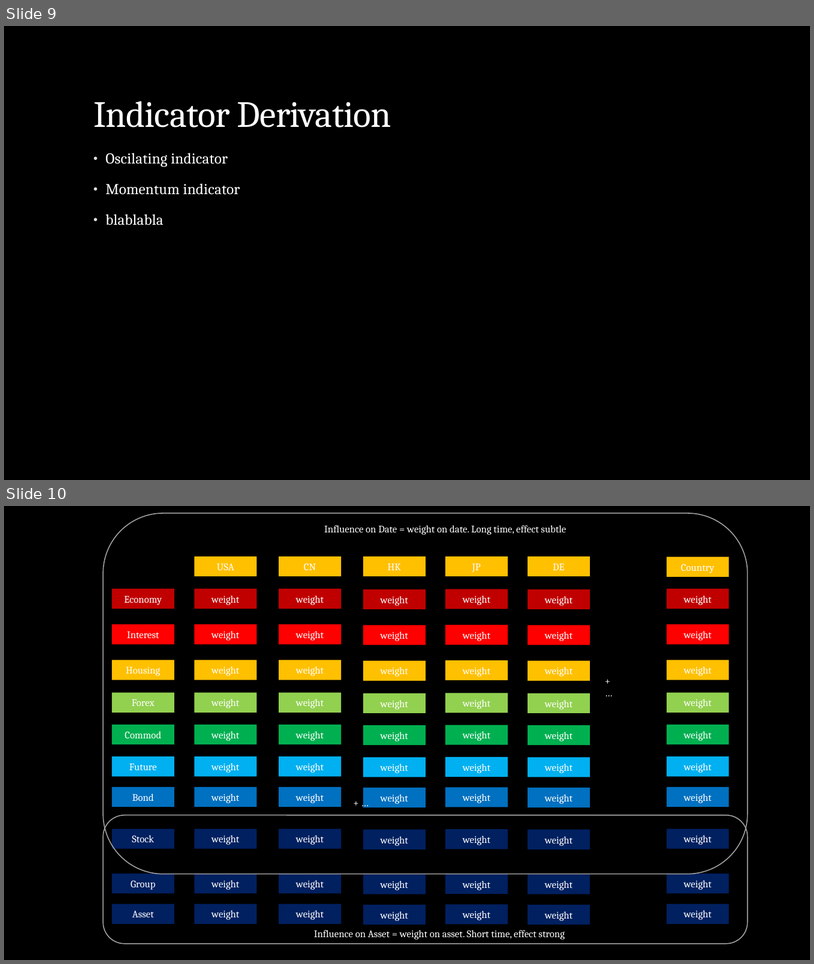
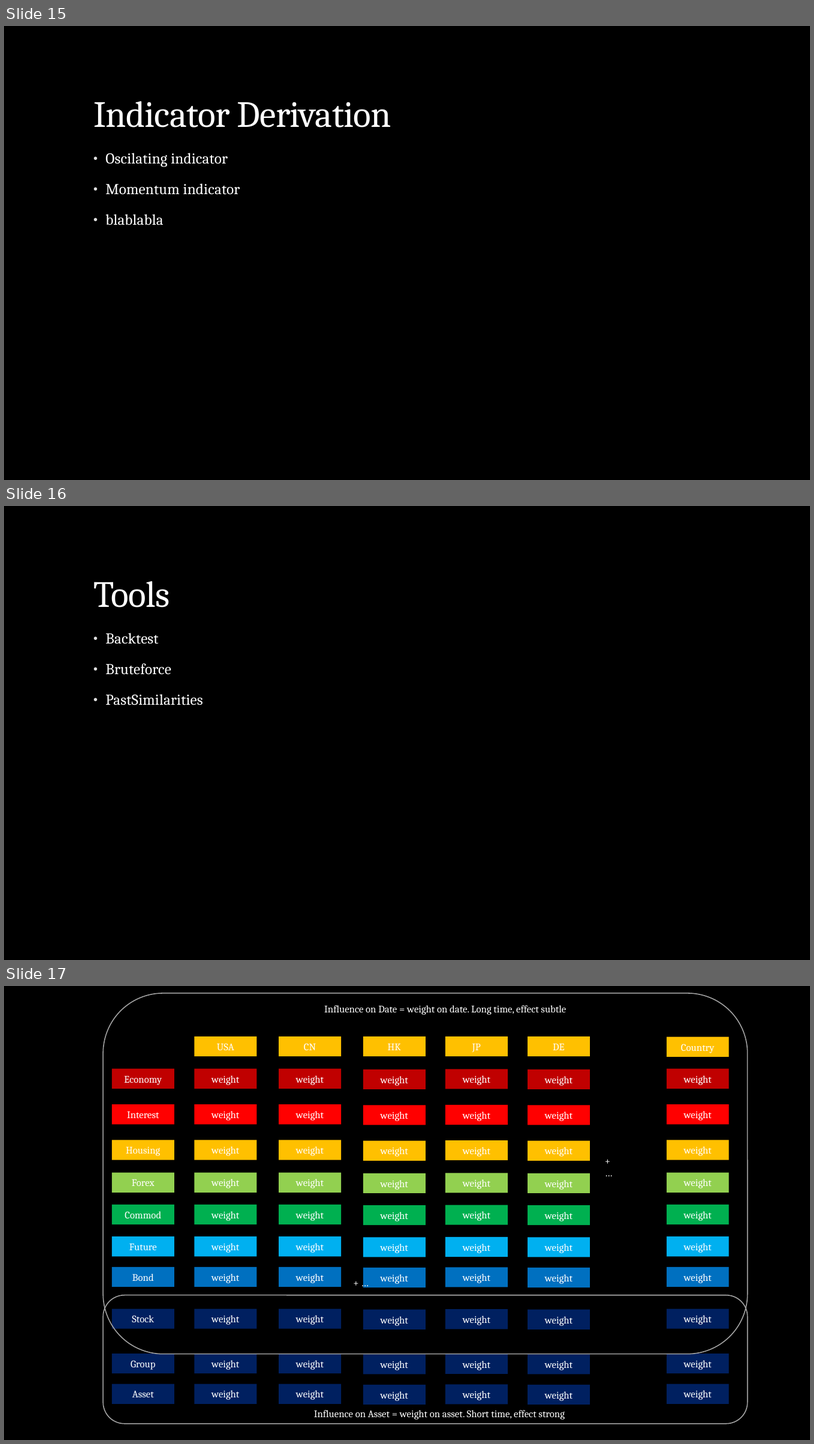
Before and after one commit to webclinic017/Stock-5, a slide deck: Doc/All-In-One.pptx. Shown one above the other, each under a label of ours: slides 9 and 10 before the commit, slides 15, 16 and 17 after it. The pictures are 814x964 and 814x1444 pixels, drawn with LibreOffice and Linux fonts; fonts in the diff are those of the drawing. Boxes give left, top, right and bottom in pixels: in the first picture for what was removed or moved away, otherwise in the second. Text is boxed around its words. In the diff, an @@ line names an element or a change of style, - is before the commit and + after.

```diff
--- a/Doc/All-In-One.pptx
+++ b/Doc/All-In-One.pptx
@@ slide 16 added at box(4, 506, 810, 960), background #000000 @@
@@ title added at box(93, 581, 170, 607), 44 pt, text #FFFFFF @@
+Tools
@@ text added at box(105, 633, 203, 705), 18 pt, text #FFFFFF @@
+• Backtest
+• Bruteforce
+• PastSimilarities
@@ what was slide 9 is now slide 15 @@
@@ what was slide 10 is now slide 17 @@
```
Also in this commit, not shown: 3 slides changed, 6 other slides added, 7 other files.
